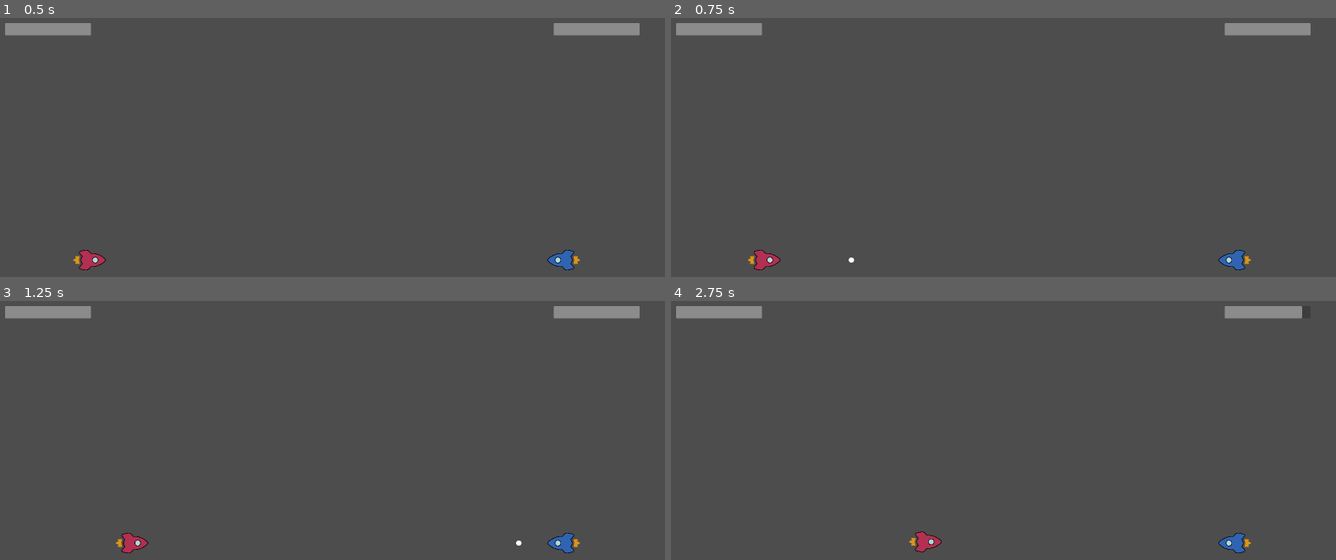
Above: before the commit, frames 1-4 (two rows, left to right).
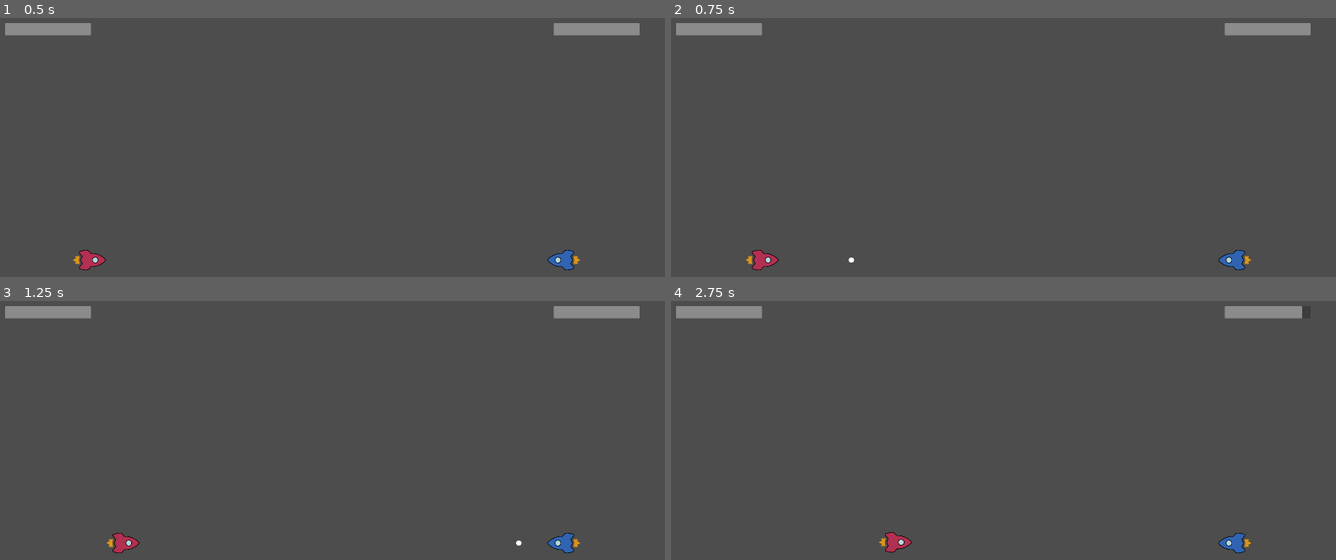
Above: after the commit, the same moments.

Repository: RajwolChapagain/Arcade-Game
Game: Godot game, scene res://main.tscn
Two runs of this game, one before a commit and one after it. Both use one fixed random seed, a clock stepped at 60 frames per second and the inputs below.
Inputs:
- Up to frame 1 (0.5 s): no input
- Up to frame 2 (0.75 s): tap Enter at 0.5 s; hold W (p1_thrust) from 0.53 s (still down); tap Up (p1_fire) at 0.6 s
- Up to frame 3 (1.25 s): keep holding W (p1_thrust)
- Up to frame 4 (2.75 s): release W (p1_thrust) at 1.28 s; tap A (p1_rotate_anticlockwise) at 1.35 s; hold W (p1_thrust) from 2.03 s (still down); tap D (p1_rotate_clockwise) at 2.1 s

Frame 1 is identical in both runs. In frame 2, 0.1% of the frame differs, in the area x 11-17%, y 89-98%; in frame 3, 0.3%; in frame 4, 0.5%, in the area x 31-41%, y 88-98%.

Commit message:
Implement speed decrease upon fire

Diff:
--- a/ship/ship.gd
+++ b/ship/ship.gd
@@ -11,6 +11,7 @@
 @export var ROTATE_ANTICLOCKWISE_STRING = "p1_rotate_anticlockwise"
 @export var FIRE_STRING = "p1_fire"
 @export var BULLET_LAYER = 2
+@export var SPEED_DECREASE_ON_FIRE = 250
 
 var current_speed = 0
 var thrust_direction = transform.x
@@ -31,6 +32,7 @@
 func _input(event):
 	if event.is_action_pressed(FIRE_STRING):
 		bullet_fired.emit(BULLET_SCENE, transform.x, global_position, BULLET_LAYER)
+		current_speed -= SPEED_DECREASE_ON_FIRE
 
 func get_input(delta):
 	#-----------Thrust-------------------
